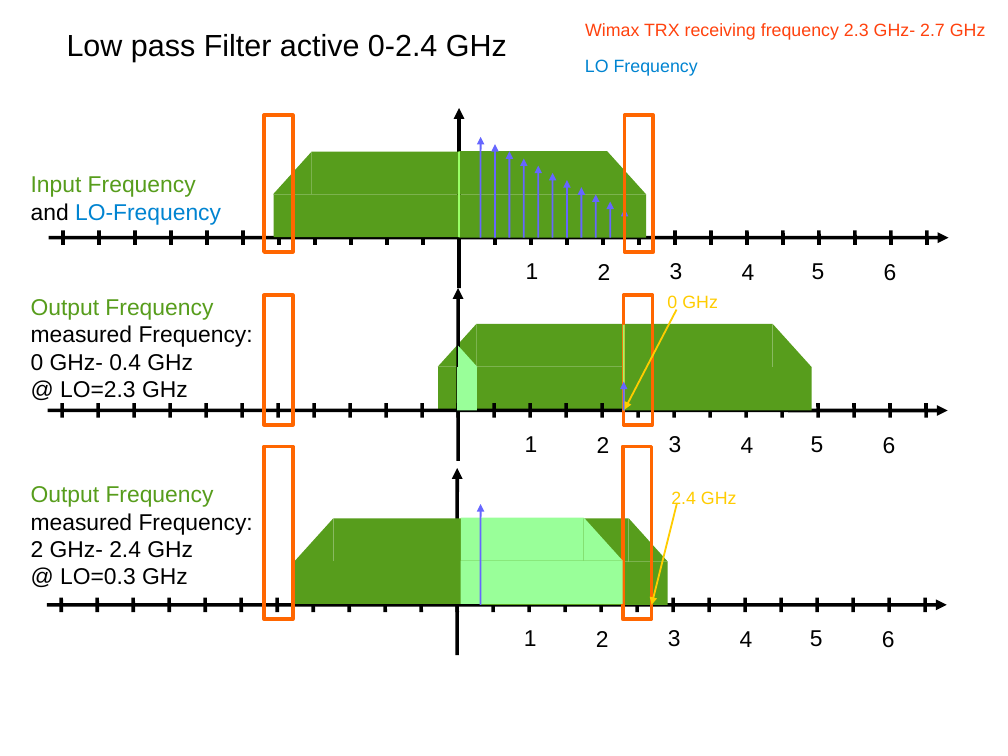
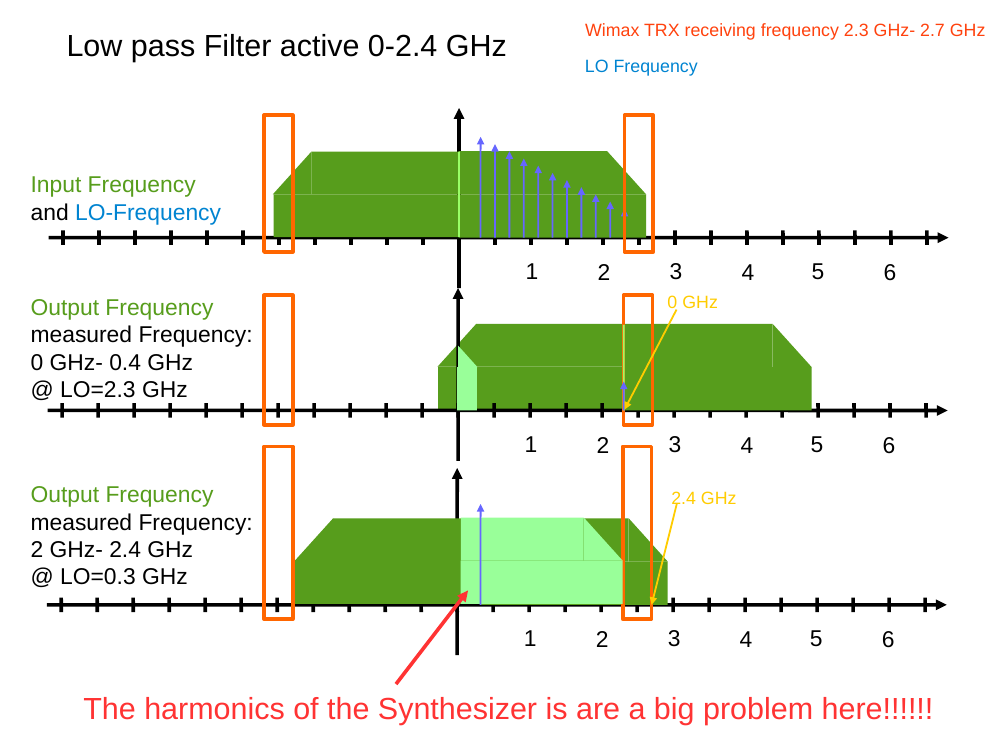
Before and after one commit to rad1o/hardware, a slide deck: slide 3 of concept/overview_RF.odp. Drawn at 1008x756 pixels with LibreOffice and Linux fonts; fonts in the diff are those of the drawing. Boxes give left, top, right and bottom in pixels: in the first picture for what was removed or moved away, otherwise in the second. Text is boxed around its words. In the diff, an @@ line names an element or a change of style, - is before the commit and + after.

```diff
--- a/concept/overview_RF.odp
+++ b/concept/overview_RF.odp
@@ arrow added from (396, 684) to (468, 591), #FF3333 2.83 pt @@
@@ text added at [83,697,934,724], 24 pt, text #FF3333 @@
+The harmonics of the Synthesizer is are a big problem here!!!!!!
```
Also in this commit, not shown: 3 other slides changed, 2 slides added, 1 other file.
